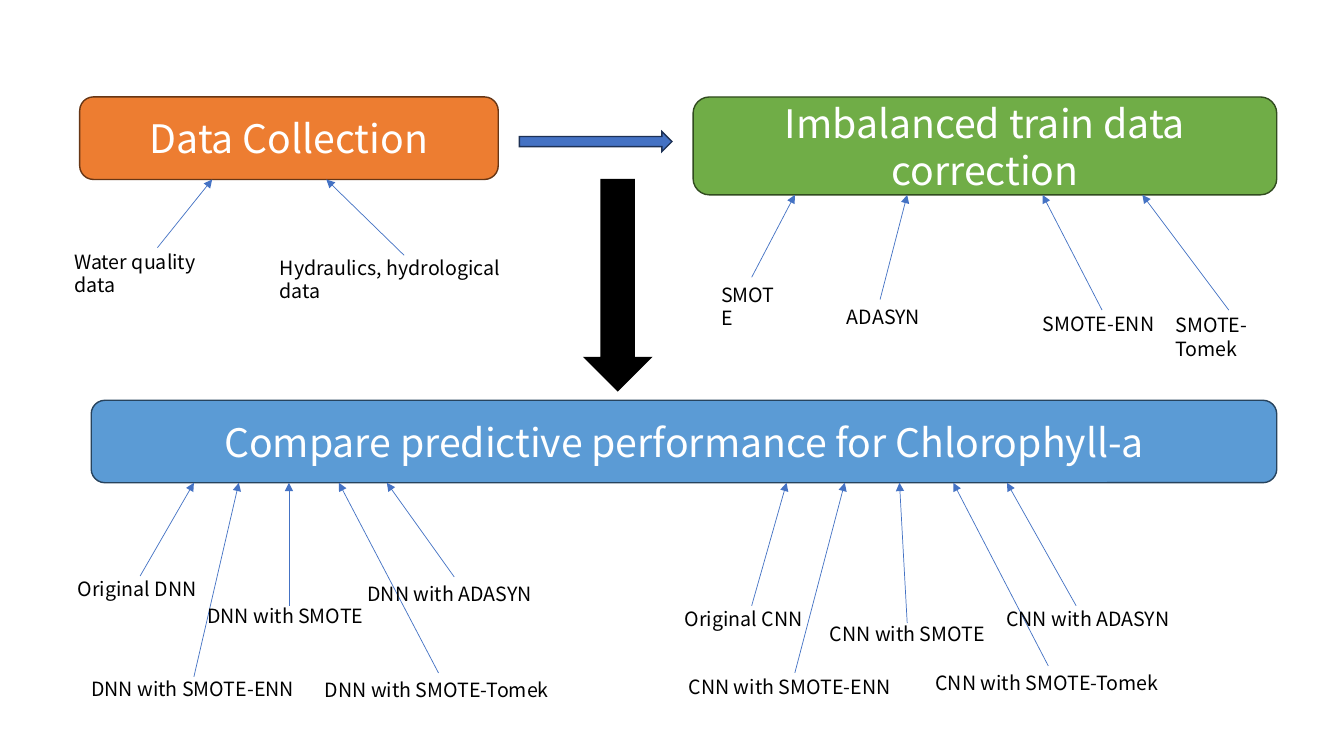
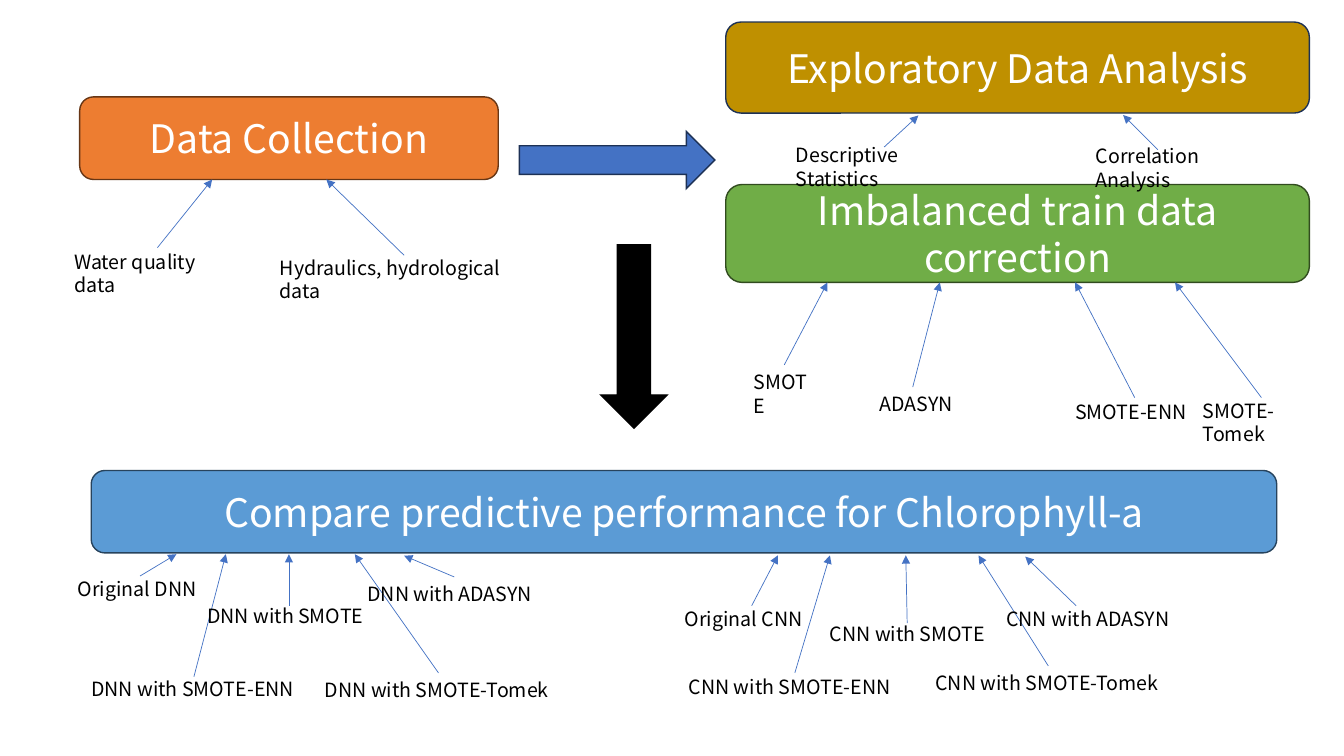
Before and after one commit to hsyliark/Envieonmental_Statistics_with_R, a slide deck: slide 1 of 논문데이터분석(Chl-a predict, DNN and CNN with SMOTE)/그림모음/Methodology flowchart.pptx. Drawn at 1344x756 pixels with LibreOffice and Linux fonts; fonts in the diff are those of the drawing. Boxes give left, top, right and bottom in pixels: in the first picture for what was removed or moved away, otherwise in the second. Text is boxed around its words. In the diff, an @@ line names an element or a change of style, - is before the commit and + after.

```diff
--- a/논문데이터분석(Chl-a predict, DNN and CNN with SMOTE)/그림모음/Methodology flowchart.pptx
+++ b/논문데이터분석(Chl-a predict, DNN and CNN with SMOTE)/그림모음/Methodology flowchart.pptx
@@ rounded rectangle added at bbox=[726, 22, 1310, 113], fill #BF9000, outline #1E3256 1 pt, 28 pt, text #FFFFFF @@
+Exploratory Data Analysis
@@ arrow added from (884, 147) to (919, 116), #4472C4 0.5 pt @@
@@ arrow added from (1158, 150) to (1123, 115), #4472C4 0.5 pt @@
@@ right arrow: place and size @@
-right arrow at bbox=[519, 131, 671, 151]
+right arrow at bbox=[519, 131, 715, 189]
@@ text added at bbox=[796, 142, 898, 192], 14 pt, text #000000 @@
+Descriptive Statistics
@@ text added at bbox=[1096, 143, 1199, 192], 14 pt, text #000000 @@
+Correlation Analysis
@@ rounded rectangle "Imbalanced train data correction": place and size @@
-rounded rectangle "Imbalanced train data correction" at bbox=[694, 97, 1277, 195]
+rounded rectangle "Imbalanced train data correction" at bbox=[726, 185, 1310, 282]
@@ down arrow: place and size @@
-down arrow at bbox=[585, 179, 651, 391]
+down arrow at bbox=[601, 245, 667, 429]
@@ arrow moved from (752, 277) - (796, 195) to (784, 365) - (828, 282) @@
@@ 3 arrows, 1 text: place and size @@
-3 arrows, 1 text at bbox=[779, 195, 1229, 695]
+3 arrows, 1 text at bbox=[913, 282, 1261, 420]
@@ text "SMOTE": place and size @@
-text "SMOTE" at bbox=[1043, 316, 1155, 332]
+text "SMOTE" at bbox=[779, 679, 891, 695]
@@ text "ADASYN": place and size @@
-text "ADASYN" at bbox=[847, 309, 920, 325]
+text "ADASYN" at bbox=[880, 396, 953, 412]
@@ text "SMOTE-Tomek" rewrapped from bbox=[1176, 317, 1248, 357] to bbox=[1203, 397, 1275, 442] @@
@@ rounded rectangle "Compare predictive performance for Chlorophyll-a": place and size @@
-rounded rectangle "Compare predictive performance for Chlorophyll-a" at bbox=[91, 400, 1276, 483]
+rounded rectangle "Compare predictive performance for Chlorophyll-a" at bbox=[91, 471, 1276, 554]
@@ arrow moved from (140, 576) - (194, 483) to (140, 576) - (176, 555) @@
@@ arrow moved from (194, 677) - (239, 483) to (194, 677) - (226, 555) @@
@@ arrow moved from (289, 606) - (289, 483) to (289, 606) - (289, 555) @@
@@ arrow moved from (439, 674) - (339, 483) to (439, 674) - (355, 555) @@
@@ arrow moved from (455, 577) - (387, 483) to (455, 577) - (404, 556) @@
@@ arrow moved from (752, 606) - (786, 483) to (752, 606) - (778, 556) @@
@@ arrow moved from (796, 674) - (845, 483) to (796, 674) - (830, 556) @@
@@ arrow moved from (907, 623) - (899, 483) to (907, 623) - (906, 556) @@
@@ arrow moved from (1049, 666) - (954, 483) to (1049, 666) - (979, 556) @@
@@ arrow moved from (1077, 606) - (1007, 483) to (1077, 606) - (1025, 557) @@
```
Also in this commit, not shown: 31 other files.
